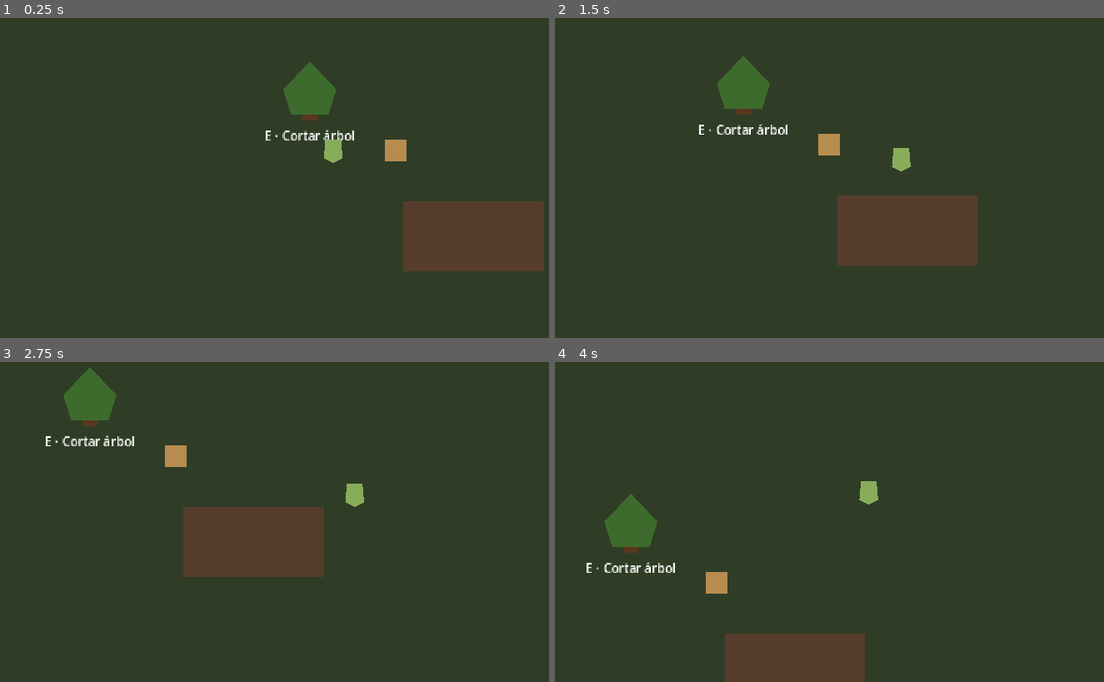
Above: before the commit, frames 1-4 (two rows, left to right).
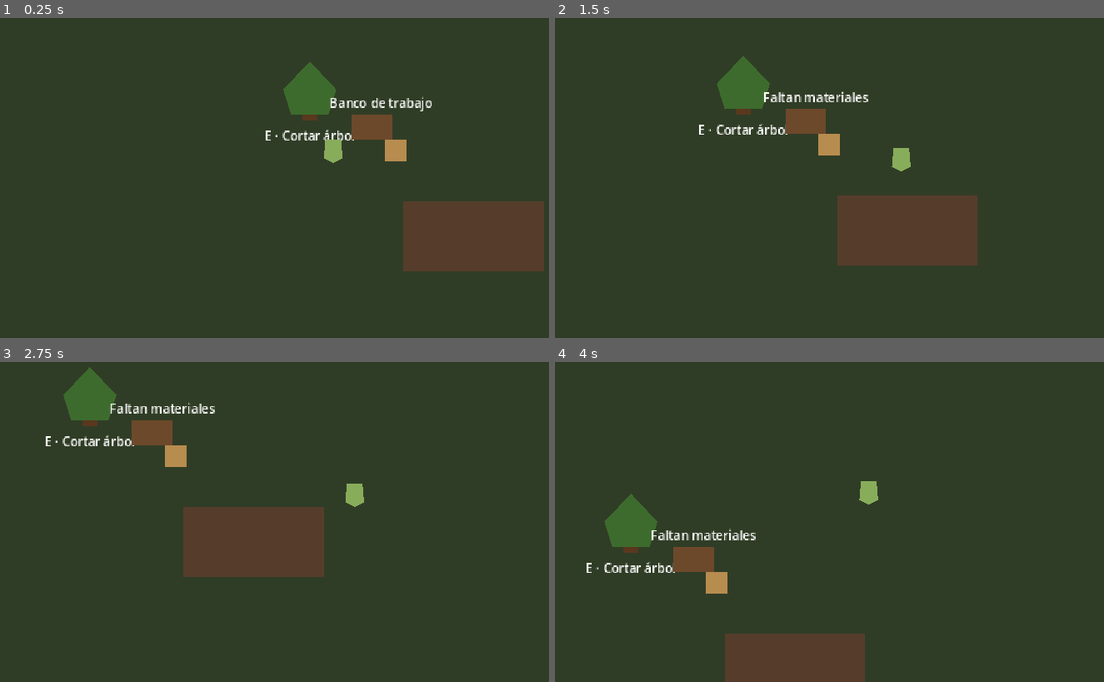
Above: after the commit, the same moments.

Repository: avarap/game1
Game: Godot game, scene res://main.tscn
Same seed, same stepped clock (60 frames per second), same inputs: the game is played once before the commit and once after it.
Inputs:
- Up to frame 1 (0.25 s): no input
- Up to frame 2 (1.5 s): tap Enter at 0.5 s; hold D (move_right) 0.53-1.28 s; hold E (interact) 0.53-1.28 s; hold S (move_down) from 1.28 s (still down); tap E (interact) at 1.35 s
- Up to frame 3 (2.75 s): release S (move_down) at 2.03 s; hold D (move_right) from 2.03 s (still down); hold E (interact) from 2.03 s (still down)
- Up to frame 4 (4 s): release D (move_right) at 2.78 s; release E (interact) at 2.78 s; hold W (move_up) 2.78-3.53 s; tap E (interact) at 2.85 s; hold A (move_left) from 3.53 s (still down); hold E (interact) from 3.53 s (still down)

The runs differ from the first frame. In frame 1, 0.9% of the frame differs, in the area x 60-79%, y 24-39%; in frame 2, 0.9%, in the area x 38-58%, y 22-37%; in frame 3, 0.9%; in frame 4, 0.9%.

Commit message:
feat: start phase 3 crafting foundation

Diff:
--- /dev/null
+++ b/data/items/plank.tres
@@ -0,0 +1,12 @@
+[gd_resource type="Resource" script_class="ItemData" load_steps=2 format=3]
+
+[ext_resource type="Script" path="res://items/definitions/item_data.gd" id="1_item"]
+
+[resource]
+script = ExtResource("1_item")
+id = &"plank"
+display_name = "Tabla"
+description = "Tabla de madera procesada para construcción y reparaciones."
+category = &"processed"
+max_stack = 20
+value = 3
--- /dev/null
+++ b/data/recipes/wood_to_plank.tres
@@ -0,0 +1,26 @@
+[gd_resource type="Resource" script_class="RecipeData" load_steps=7 format=3]
+
+[ext_resource type="Script" path="res://systems/crafting/recipe_data.gd" id="1_recipe"]
+[ext_resource type="Script" path="res://systems/crafting/recipe_ingredient.gd" id="2_ingredient"]
+[ext_resource type="Resource" path="res://data/items/wood.tres" id="3_wood"]
+[ext_resource type="Resource" path="res://data/items/plank.tres" id="4_plank"]
+
+[sub_resource type="Resource" id="InputWood"]
+script = ExtResource("2_ingredient")
+item = ExtResource("3_wood")
+amount = 2
+
+[sub_resource type="Resource" id="OutputPlank"]
+script = ExtResource("2_ingredient")
+item = ExtResource("4_plank")
+amount = 1
+
+[resource]
+script = ExtResource("1_recipe")
+id = &"wood_to_plank"
+display_name = "Tabla de madera"
+station = &"workbench"
+inputs = Array[ExtResource("2_ingredient")]([SubResource("InputWood")])
+outputs = Array[ExtResource("2_ingredient")]([SubResource("OutputPlank")])
+duration_seconds = 0.0
+energy_cost = 2
--- /dev/null
+++ b/systems/crafting/crafting_service.gd
@@ -0,0 +1,40 @@
+class_name CraftingService
+extends RefCounted
+
+const RESULT_OK: StringName = &"ok"
+const RESULT_INVALID_RECIPE: StringName = &"invalid_recipe"
+const RESULT_WRONG_STATION: StringName = &"wrong_station"
+const RESULT_MISSING_INPUTS: StringName = &"missing_inputs"
+const RESULT_INVENTORY_FULL: StringName = &"inventory_full"
+
+static func craft(recipe: RecipeData, station_id: StringName, inventory: InventoryModel) -> StringName:
+    if recipe == null or inventory == null or not recipe.is_valid():
+        return RESULT_INVALID_RECIPE
+    if recipe.station != station_id:
+        return RESULT_WRONG_STATION
+    if not _has_inputs(recipe, inventory):
+        return RESULT_MISSING_INPUTS
+
+    var simulated := _clone_inventory(inventory)
+    for ingredient in recipe.inputs:
+        simulated.remove_item(ingredient.item.id, ingredient.amount)
+    for ingredient in recipe.outputs:
+        var remainder: int = simulated.add_item(ingredient.item, ingredient.amount)
+        if remainder > 0:
+            return RESULT_INVENTORY_FULL
+
+    inventory.capacity_slots = simulated.capacity_slots
+    inventory.stacks = simulated.stacks
+    return RESULT_OK
+
+static func _has_inputs(recipe: RecipeData, inventory: InventoryModel) -> bool:
+    for ingredient in recipe.inputs:
+        if not inventory.has_item(ingredient.item.id, ingredient.amount):
+            return false
+    return true
+
+static func _clone_inventory(source: InventoryModel) -> InventoryModel:
+    var copy := InventoryModel.new(source.capacity_slots)
+    for stack in source.stacks:
+        copy.add_item(stack.item, stack.amount)
+    return copy
--- /dev/null
+++ b/systems/crafting/recipe_data.gd
@@ -0,0 +1,21 @@
+class_name RecipeData
+extends Resource
+
+@export var id: StringName
+@export var display_name: String
+@export var station: StringName
+@export var inputs: Array[RecipeIngredient] = []
+@export var outputs: Array[RecipeIngredient] = []
+@export_range(0.0, 3600.0, 0.1) var duration_seconds: float = 0.0
+@export_range(0, 100, 1) var energy_cost: int = 2
+
+func is_valid() -> bool:
+    if id.is_empty() or station.is_empty() or outputs.is_empty():
+        return false
+    for ingredient in inputs:
+        if ingredient == null or not ingredient.is_valid():
+            return false
+    for ingredient in outputs:
+        if ingredient == null or not ingredient.is_valid():
+            return false
+    return true
--- /dev/null
+++ b/systems/crafting/recipe_ingredient.gd
@@ -0,0 +1,8 @@
+class_name RecipeIngredient
+extends Resource
+
+@export var item: ItemData
+@export_range(1, 999, 1) var amount: int = 1
+
+func is_valid() -> bool:
+    return item != null and item.is_valid() and amount > 0
--- a/tests/run_tests.gd
+++ b/tests/run_tests.gd
@@ -8,6 +8,7 @@
     failures.append_array(TestInventoryModel.run())
     failures.append_array(TestItemsFoundation.run())
     failures.append_array(TestResourceLoop.run())
+    failures.append_array(TestCraftingFoundation.run())
 
     if failures.is_empty():
         print("[TEST] All core tests passed")
--- /dev/null
+++ b/tests/test_crafting_foundation.gd
@@ -0,0 +1,64 @@
+class_name TestCraftingFoundation
+extends RefCounted
+
+static func run() -> Array[String]:
+    var failures: Array[String] = []
+    var recipe := load("res://data/recipes/wood_to_plank.tres") as RecipeData
+    var wood := load("res://data/items/wood.tres") as ItemData
+    var plank := load("res://data/items/plank.tres") as ItemData
+    if recipe == null or wood == null or plank == null or not recipe.is_valid():
+        failures.append("Phase 3 recipe data should load and validate")
+        return failures
+
+    var inventory := InventoryModel.new(3)
+    inventory.add_item(wood, 4)
+    var result := CraftingService.craft(recipe, &"workbench", inventory)
+    if result != CraftingService.RESULT_OK:
+        failures.append("Workbench recipe should craft with valid inputs")
+    if inventory.count_item(&"wood") != 2 or inventory.count_item(&"plank") != 1:
+        failures.append("Craft should atomically consume 2 wood and produce 1 plank")
+
+    var wrong_station := InventoryModel.new(3)
+    wrong_station.add_item(wood, 2)
+    result = CraftingService.craft(recipe, &"furnace", wrong_station)
+    if result != CraftingService.RESULT_WRONG_STATION or wrong_station.count_item(&"wood") != 2:
+        failures.append("Wrong station must reject crafting without mutation")
+
+    var missing := InventoryModel.new(3)
+    missing.add_item(wood, 1)
+    result = CraftingService.craft(recipe, &"workbench", missing)
+    if result != CraftingService.RESULT_MISSING_INPUTS or missing.count_item(&"wood") != 1:
+        failures.append("Missing inputs must reject crafting without mutation")
+
+    var full := InventoryModel.new(1)
+    full.add_item(wood, 3)
+    result = CraftingService.craft(recipe, &"workbench", full)
+    if result != CraftingService.RESULT_INVENTORY_FULL:
+        failures.append("Craft should fail when outputs cannot fit")
+    if full.count_item(&"wood") != 3 or full.count_item(&"plank") != 0:
+        failures.append("Inventory-full craft must remain atomic")
+
+    var player_scene := load("res://player/player.tscn") as PackedScene
+    var station_scene := load("res://world/buildings/workbench.tscn") as PackedScene
+    if player_scene == null or station_scene == null:
+        failures.append("Crafting station and player scenes should load")
+        return failures
+
+    var player := player_scene.instantiate() as PlayerController
+    var station := station_scene.instantiate() as CraftingStation
+    var player_inventory := player.get_node("InventoryComponent") as InventoryComponent
+    var energy := player.get_node("EnergyComponent") as EnergyComponent
+    player_inventory._ready()
+    energy._ready()
+    player_inventory.add_item(wood, 2)
+    station.interact(player)
+    if station.last_result != CraftingService.RESULT_OK:
+        failures.append("Workbench interaction should execute configured recipe")
+    if player_inventory.count_item(&"plank") != 1 or player_inventory.count_item(&"wood") != 0:
+        failures.append("Workbench interaction should mutate player inventory")
+    if energy.current_energy != 98:
+        failures.append("Successful crafting should consume configured 2 energy")
+
+    station.free()
+    player.free()
+    return failures
--- /dev/null
+++ b/world/buildings/crafting_station.gd
@@ -0,0 +1,43 @@
+class_name CraftingStation
+extends Interactable
+
+@export var station_id: StringName = &"workbench"
+@export var recipe: RecipeData
+
+var last_result: StringName = &"idle"
+
+func _on_interact(actor: Node) -> void:
+    var inventory := actor.get_node_or_null("InventoryComponent") as InventoryComponent
+    var energy := actor.get_node_or_null("EnergyComponent") as EnergyComponent
+    if inventory == null or energy == null or recipe == null:
+        _set_result(&"invalid_context")
+        return
+    if not energy.can_spend(recipe.energy_cost):
+        _set_result(&"insufficient_energy")
+        return
+
+    var result := CraftingService.craft(recipe, station_id, inventory.model)
+    if result != CraftingService.RESULT_OK:
+        _set_result(result)
+        return
+
+    energy.spend(recipe.energy_cost)
+    inventory.inventory_changed.emit()
+    _set_result(CraftingService.RESULT_OK)
+
+func _set_result(result: StringName) -> void:
+    last_result = result
+    var label := get_node_or_null("FeedbackLabel") as Label
+    if label == null:
+        return
+    match result:
+        CraftingService.RESULT_OK:
+            label.text = "Fabricado: %s" % recipe.display_name
+        CraftingService.RESULT_MISSING_INPUTS:
+            label.text = "Faltan materiales"
+        CraftingService.RESULT_INVENTORY_FULL:
+            label.text = "Inventario lleno"
+        &"insufficient_energy":
+            label.text = "Sin energía suficiente"
+        _:
+            label.text = "No se puede fabricar"
--- /dev/null
+++ b/world/buildings/workbench.tscn
@@ -0,0 +1,30 @@
+[gd_scene load_steps=4 format=3]
+
+[ext_resource type="Script" path="res://world/buildings/crafting_station.gd" id="1_station"]
+[ext_resource type="Resource" path="res://data/recipes/wood_to_plank.tres" id="2_recipe"]
+
+[sub_resource type="RectangleShape2D" id="WorkbenchShape"]
+size = Vector2(52, 32)
+
+[node name="Workbench" type="Area2D"]
+collision_layer = 2
+collision_mask = 0
+script = ExtResource("1_station")
+prompt = "Fabricar tabla"
+station_id = &"workbench"
+recipe = ExtResource("2_recipe")
+
+[node name="Visual" type="Polygon2D" parent="."]
+polygon = PackedVector2Array(-26, -16, 26, -16, 26, 16, -26, 16)
+color = Color(0.43, 0.29, 0.17, 1)
+
+[node name="CollisionShape2D" type="CollisionShape2D" parent="."]
+shape = SubResource("WorkbenchShape")
+
+[node name="FeedbackLabel" type="Label" parent="."]
+offset_left = -55.0
+offset_top = -42.0
+offset_right = 55.0
+offset_bottom = -18.0
+text = "Banco de trabajo"
+horizontal_alignment = 1
--- a/world/world.tscn
+++ b/world/world.tscn
@@ -1,8 +1,9 @@
-[gd_scene load_steps=8 format=3]
+[gd_scene load_steps=9 format=3]
 
 [ext_resource type="PackedScene" path="res://player/player.tscn" id="1_player"]
 [ext_resource type="Script" path="res://world/interactables/debug_sign.gd" id="2_sign"]
 [ext_resource type="PackedScene" path="res://world/resources/tree_resource.tscn" id="3_tree"]
+[ext_resource type="PackedScene" path="res://world/buildings/workbench.tscn" id="4_workbench"]
 
 [sub_resource type="RectangleShape2D" id="Wall_horizontal"]
 size = Vector2(1600, 32)
@@ -29,6 +30,9 @@
 
 [node name="TreeResource" parent="." instance=ExtResource("3_tree")]
 position = Vector2(610, 300)
+
+[node name="Workbench" parent="." instance=ExtResource("4_workbench")]
+position = Vector2(690, 330)
 
 [node name="Boundaries" type="Node2D" parent="."]
 
